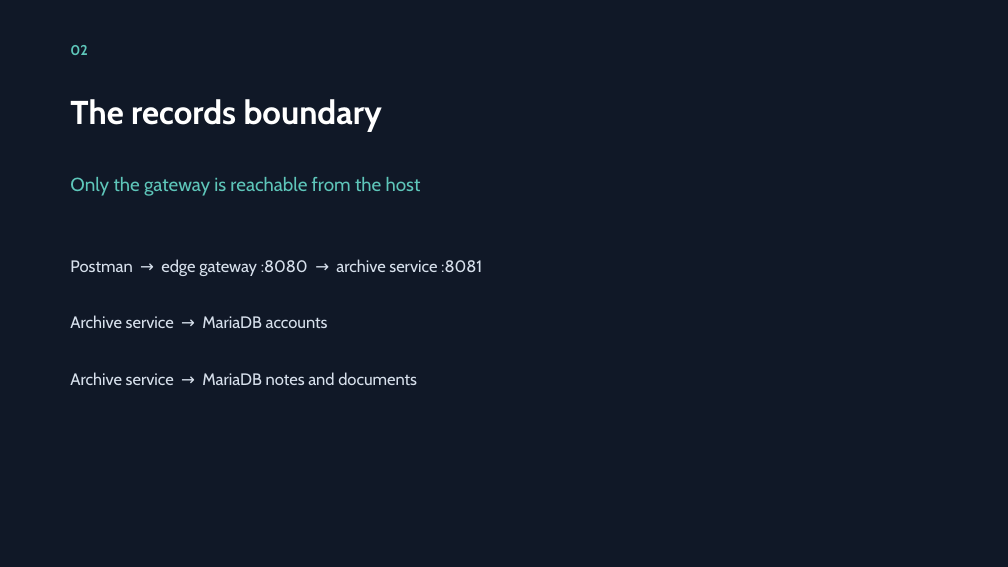
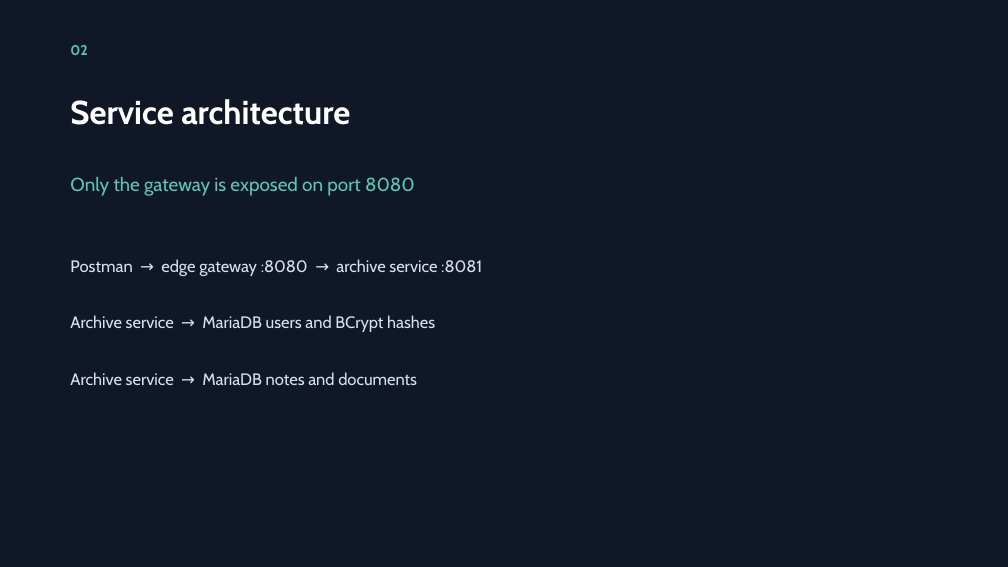
Before and after one commit to andrey94308/spring-came-to-the-party, a slide deck: slide 2 of presentation/OrgArchive-postman-chain.pptx. Drawn at 1008x567 pixels with LibreOffice and Linux fonts; fonts in the diff are those of the drawing. Boxes give left, top, right and bottom in pixels: in the first picture for what was removed or moved away, otherwise in the second. Text is boxed around its words. In the diff, an @@ line names an element or a change of style, - is before the commit and + after.

```diff
--- a/presentation/OrgArchive-postman-chain.pptx
+++ b/presentation/OrgArchive-postman-chain.pptx
@@ text at [70, 99, 350, 125]: text changed @@
-The records boundary
+Service architecture
@@ text at [70, 177, 415, 196]: text changed @@
-Only the gateway is reachable from the host
+Only the gateway is exposed on port 8080
@@ text at [70, 315, 435, 332]: text changed @@
-Archive service → MariaDB accounts
+Archive service → MariaDB users and BCrypt hashes
```
Also in this commit, not shown: 9 other slides changed, 2 other files.
